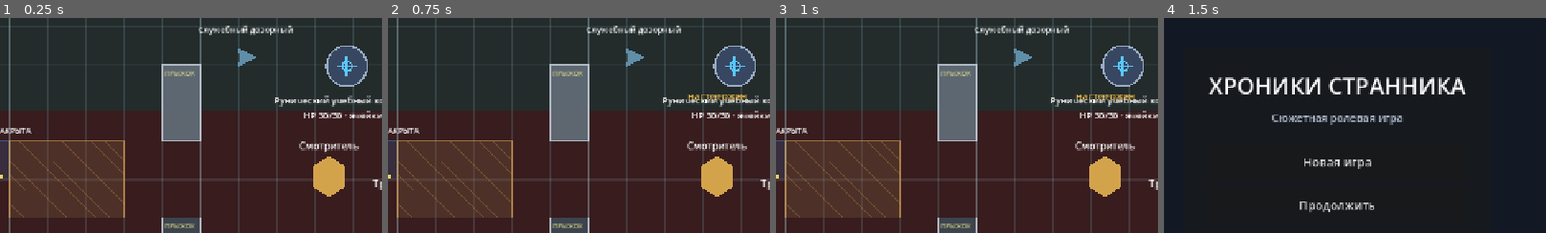
Above: before the commit, frames 1-4 (left to right).
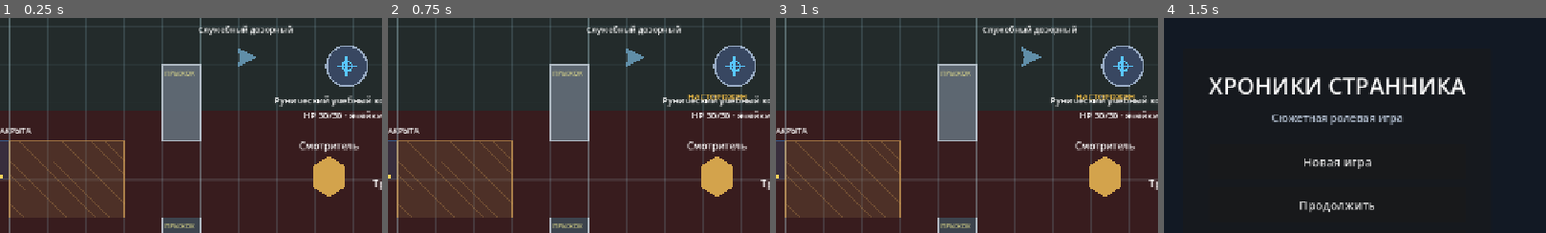
Above: after the commit, the same moments.

Repository: eretenkodaniil16-rgb/rpg-project
Game: Godot game, scene res://scenes/game/game.tscn
Two runs of this game, one before a commit and one after it. Both use one fixed random seed, a clock stepped at 60 frames per second and the inputs below. This scene is started directly instead of the project's main scene.
Inputs:
- Up to frame 1 (0.25 s): no input
- Up to frame 2 (0.75 s): click "ВЗАИМ." at 0.5 s
- Up to frame 3 (1 s): no input
- Up to frame 4 (1.5 s): click "МЕНЮ" at 1.25 s
The pictures show only the part of the screen within x 27-77%, y 13-63%; the shares and areas given below are measured in that part.

Frames 1-2 are identical in both runs. In frame 3, 1.0% of the frame differs, in the area x 52-79%, y 3-23%; in frame 4, nothing differs.

Commit message:
feat: интегрировать патрули и локальную передачу тревоги

Diff:
--- a/scripts/game/game_pursuit_escape_runtime.gd
+++ b/scripts/game/game_pursuit_escape_runtime.gd
@@ -1,5 +1,6 @@
 extends "res://scripts/game/game_exploration_stealth_runtime.gd"
 
+const PATROL_ALERT_GROUP_SYSTEM_SCRIPT: Script = preload("res://scripts/systems/patrol_alert_group_system.gd")
 const PLAYER_FEEDBACK_STATE_PRIORITY: Dictionary = {
 	StealthAlertSystem.STATE_CALM: 0,
 	StealthAlertSystem.STATE_SUSPICIOUS: 1,
@@ -9,6 +10,9 @@
 	StealthAlertSystem.STATE_COMBAT: 5
 }
 
+var _patrol_alert_groups: PatrolAlertGroupSystem = PATROL_ALERT_GROUP_SYSTEM_SCRIPT.new() as PatrolAlertGroupSystem
+var _alert_broadcasted: Dictionary = {}
+
 
 func _update_exploration_alerts(delta: float) -> void:
 	if _any_overlay_visible():
@@ -22,6 +26,27 @@
 		_step_noise_elapsed = 0.0
 		return
 	super._update_exploration_step_noise(delta)
+
+
+func _exploration_alert_actors() -> Array[Node]:
+	var result: Array[Node] = super._exploration_alert_actors()
+	var seen_ids: Dictionary = {}
+	for actor: Node in result:
+		if is_instance_valid(actor):
+			seen_ids[actor.get_instance_id()] = true
+	for actor: Node in get_tree().get_nodes_in_group("stealth_alert_actors"):
+		if not is_instance_valid(actor) or not (actor is Node2D) or not actor.has_method("get_actor_id"):
+			continue
+		if seen_ids.has(actor.get_instance_id()):
+			continue
+		var actor_id: String = str(actor.call("get_actor_id"))
+		if actor_id.is_empty() or not _stealth_alerts.has_profile(actor_id):
+			continue
+		if actor.has_method("is_combat_active") and not bool(actor.call("is_combat_active")):
+			continue
+		result.append(actor)
+		seen_ids[actor.get_instance_id()] = true
+	return result
 
 
 func _update_exploration_actor(actor: Node, delta: float) -> void:
@@ -49,11 +74,86 @@
 			StealthAlertSystem.STATE_ALERTED
 		]:
 			record["state"] = previous_state
-		record = _advance_actor_investigation(actor, record, profile, delta)
+			record = _advance_actor_investigation(actor, record, profile, delta)
+		elif str(record.get("state", StealthAlertSystem.STATE_CALM)) == StealthAlertSystem.STATE_CALM:
+			record = _advance_actor_patrol(actor, record, delta)
 	_alert_records[actor_id] = record
 	_apply_record_to_actor(actor, record)
-	if str(record.get("state", "")) == StealthAlertSystem.STATE_ALERTED and visible:
+	var current_state: String = str(record.get("state", StealthAlertSystem.STATE_CALM))
+	if previous_state not in [StealthAlertSystem.STATE_ALERTED, StealthAlertSystem.STATE_COMBAT] and current_state in [StealthAlertSystem.STATE_ALERTED, StealthAlertSystem.STATE_COMBAT]:
+		_broadcast_actor_alert(actor, record)
+	elif current_state not in [StealthAlertSystem.STATE_ALERTED, StealthAlertSystem.STATE_COMBAT]:
+		_alert_broadcasted.erase(actor_id)
+	if current_state == StealthAlertSystem.STATE_ALERTED and visible and _patrol_alert_groups.can_start_combat(actor_id):
 		_begin_combat_from_alert(actor, record)
+
+
+func _advance_actor_patrol(actor: Node, record: Dictionary, delta: float) -> Dictionary:
+	if GameState.input_locked or actor == null or not (actor is Node2D):
+		return record
+	var actor_id: String = str(actor.call("get_actor_id"))
+	var patrol_result: Dictionary = _patrol_alert_groups.advance_patrol(actor_id, record, (actor as Node2D).global_position, delta)
+	var updated_record: Dictionary = patrol_result.get("record", record) as Dictionary
+	if not bool(patrol_result.get("active", false)):
+		return updated_record
+	(actor as Node2D).global_position = patrol_result.get("position", (actor as Node2D).global_position) as Vector2
+	var facing: Vector2 = patrol_result.get("facing", Vector2.ZERO) as Vector2
+	if facing.length_squared() > 0.0001 and actor.has_method("set_facing_direction"):
+		actor.call("set_facing_direction", facing)
+	return updated_record
+
+
+func _broadcast_actor_alert(source_actor: Node, source_record: Dictionary) -> void:
+	if source_actor == null or not is_instance_valid(source_actor) or not (source_actor is Node2D) or not source_actor.has_method("get_actor_id"):
+		return
+	var source_actor_id: String = str(source_actor.call("get_actor_id"))
+	if source_actor_id.is_empty() or bool(_alert_broadcasted.get(source_actor_id, false)):
+		return
+	_alert_broadcasted[source_actor_id] = true
+	var source_position: Vector2 = (source_actor as Node2D).global_position
+	var source_room_id: String = _stealth_alerts.get_room_id_at(source_position)
+	var relayed_count: int = 0
+	for listener: Node in _exploration_alert_actors():
+		if listener == source_actor or not (listener is Node2D) or not listener.has_method("get_actor_id"):
+			continue
+		var listener_actor_id: String = str(listener.call("get_actor_id"))
+		var listener_position: Vector2 = (listener as Node2D).global_position
+		var listener_room_id: String = _stealth_alerts.get_room_id_at(listener_position)
+		var audibility: float = _stealth_alerts.noise_multiplier_between_rooms(GameState, source_room_id, listener_room_id)
+		if not _patrol_alert_groups.can_relay_alert(source_actor_id, listener_actor_id, source_position, listener_position, audibility):
+			continue
+		var listener_profile: Dictionary = _stealth_alerts.get_profile(listener_actor_id)
+		var listener_record: Dictionary = _record_for_actor(listener_actor_id)
+		var relayed_record: Dictionary = _patrol_alert_groups.apply_alert_relay(
+			listener_actor_id,
+			listener_record,
+			source_actor_id,
+			source_record,
+			listener_profile
+		)
+		if relayed_record == listener_record:
+			continue
+		_alert_records[listener_actor_id] = relayed_record
+		_apply_record_to_actor(listener, relayed_record)
+		_persist_alert_record(listener_actor_id, false)
+		if listener.has_method("set_facing_direction"):
+			listener.call("set_facing_direction", source_position - listener_position)
+		relayed_count += 1
+	if relayed_count > 0:
+		show_combat_message("Сигнал тревоги передан ближайшему дозору.", false)
+
+
+func _sync_combat_alert_records() -> void:
+	for actor: Node in _exploration_alert_actors():
+		var actor_id: String = str(actor.call("get_actor_id"))
+		if not _patrol_alert_groups.participates_in_combat(actor_id):
+			continue
+		var record: Dictionary = _record_for_actor(actor_id)
+		record["state"] = StealthAlertSystem.STATE_COMBAT
+		record["suspicion"] = StealthAlertSystem.SUSPICION_ALERTED
+		record["last_known_position"] = _stealth_alerts.vector_to_value(player.global_position)
+		_alert_records[actor_id] = record
+		_apply_record_to_actor(actor, record)
 
 
 func _refresh_alert_indicator() -> void:
@@ -93,3 +193,36 @@
 			highest_priority = priority
 			highest_state = state
 	return highest_state
+
+
+func get_patrol_actor_for_testing(actor_id: String) -> Node:
+	for actor: Node in _exploration_alert_actors():
+		if actor.has_method("get_actor_id") and str(actor.call("get_actor_id")) == actor_id:
+			return actor
+	return null
+
+
+func force_patrol_tick_for_testing(actor: Node, delta: float) -> void:
+	if actor == null or not actor.has_method("get_actor_id"):
+		return
+	var actor_id: String = str(actor.call("get_actor_id"))
+	var record: Dictionary = _record_for_actor(actor_id)
+	record["state"] = StealthAlertSystem.STATE_CALM
+	record["suspicion"] = 0.0
+	record = _advance_actor_patrol(actor, record, delta)
+	_alert_records[actor_id] = record
+	_apply_record_to_actor(actor, record)
+
+
+func force_alert_broadcast_for_testing(source_actor: Node, last_known_position: Vector2) -> void:
+	if source_actor == null or not source_actor.has_method("get_actor_id"):
+		return
+	var source_actor_id: String = str(source_actor.call("get_actor_id"))
+	_alert_broadcasted.erase(source_actor_id)
+	var record: Dictionary = _record_for_actor(source_actor_id)
+	record["state"] = StealthAlertSystem.STATE_ALERTED
+	record["suspicion"] = StealthAlertSystem.SUSPICION_ALERTED
+	record["last_known_position"] = _stealth_alerts.vector_to_value(last_known_position)
+	_alert_records[source_actor_id] = record
+	_apply_record_to_actor(source_actor, record)
+	_broadcast_actor_alert(source_actor, record)
